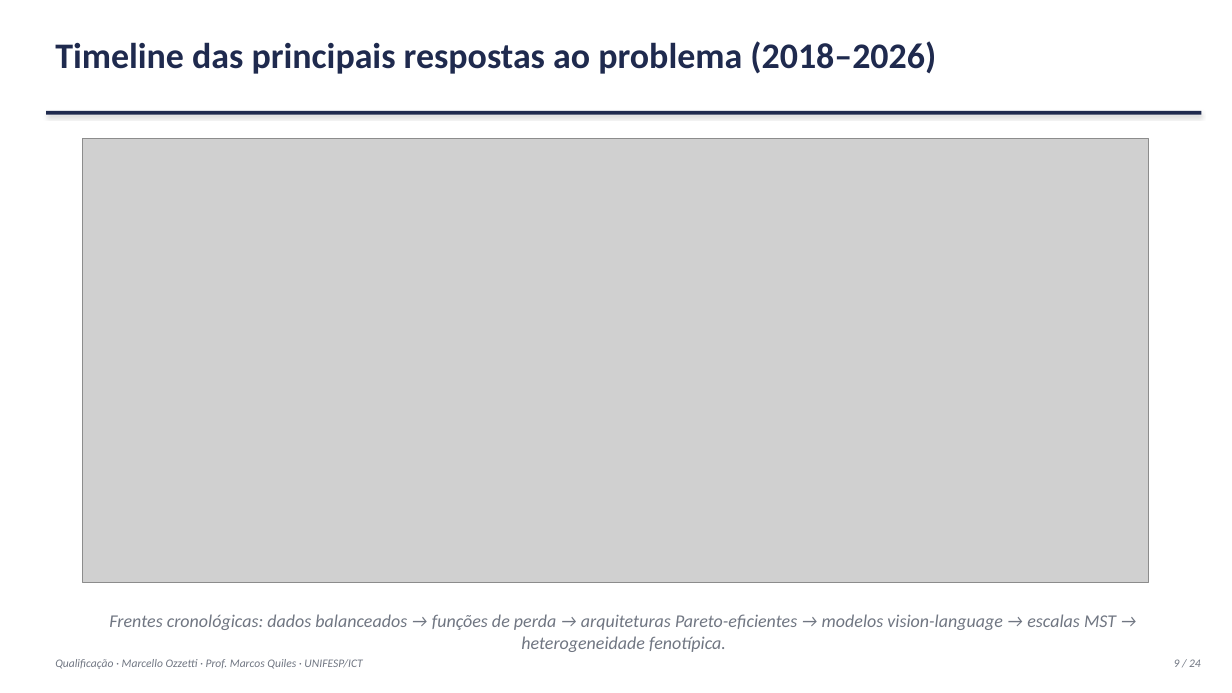
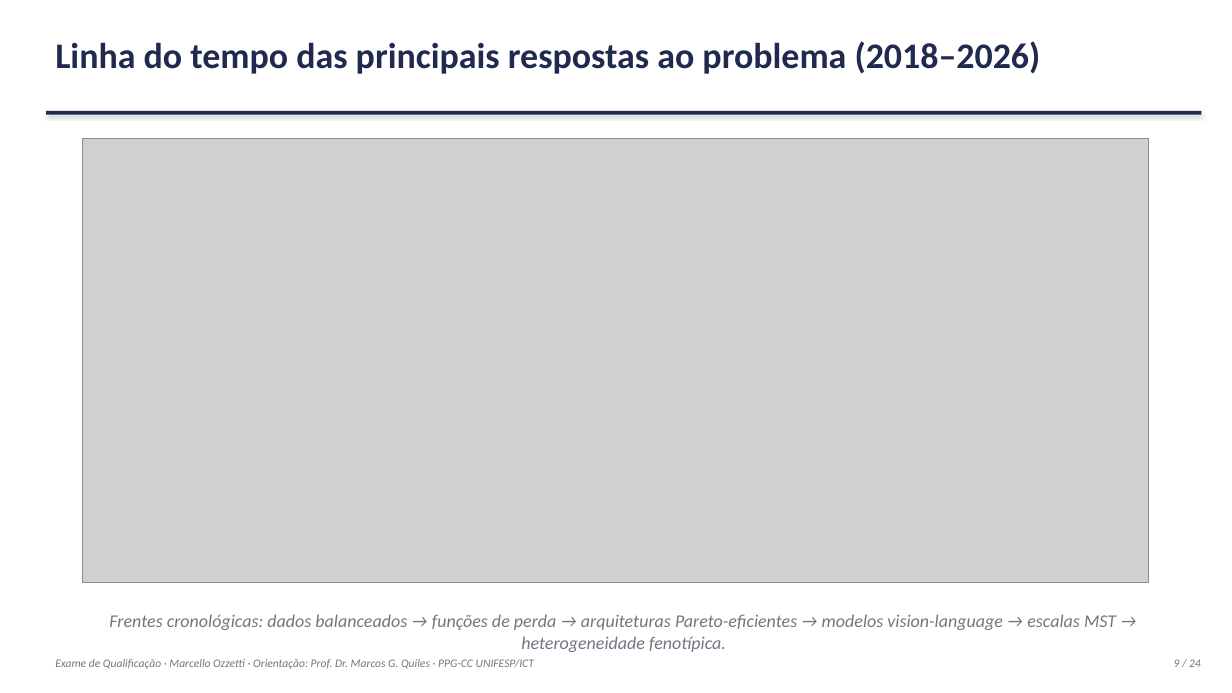
Before and after one commit to marcellozzetti/Facial-Recognition-Models-Mitigating-Bias, a slide deck: slide 9 of docs/ativo/material_qualificacao_2026-10-05.pptx. Drawn at 1232x693 pixels with LibreOffice and Linux fonts; fonts in the diff are those of the drawing; grey boxes stand for pictures. Boxes give left, top, right and bottom in pixels: in the first picture for what was removed or moved away, otherwise in the second. Text is boxed around its words. In the diff, an @@ line names an element or a change of style, - is before the commit and + after.

```diff
--- a/docs/ativo/material_qualificacao_2026-10-05.pptx
+++ b/docs/ativo/material_qualificacao_2026-10-05.pptx
@@ text at bbox=[55, 41, 1041, 74]: text changed @@
-Timeline das principais respostas ao problema (2018–2026)
+Linha do tempo das principais respostas ao problema (2018–2026)
@@ text at bbox=[55, 659, 534, 669]: text changed @@
-Qualificação · Marcello Ozzetti · Prof. Marcos Quiles · UNIFESP/ICT
+Exame de Qualificação · Marcello Ozzetti · Orientação: Prof. Dr. Marcos G. Quiles · PPG-CC UNIFESP/ICT
```
Also in this commit, not shown: 21 other slides changed, 1 other file.
